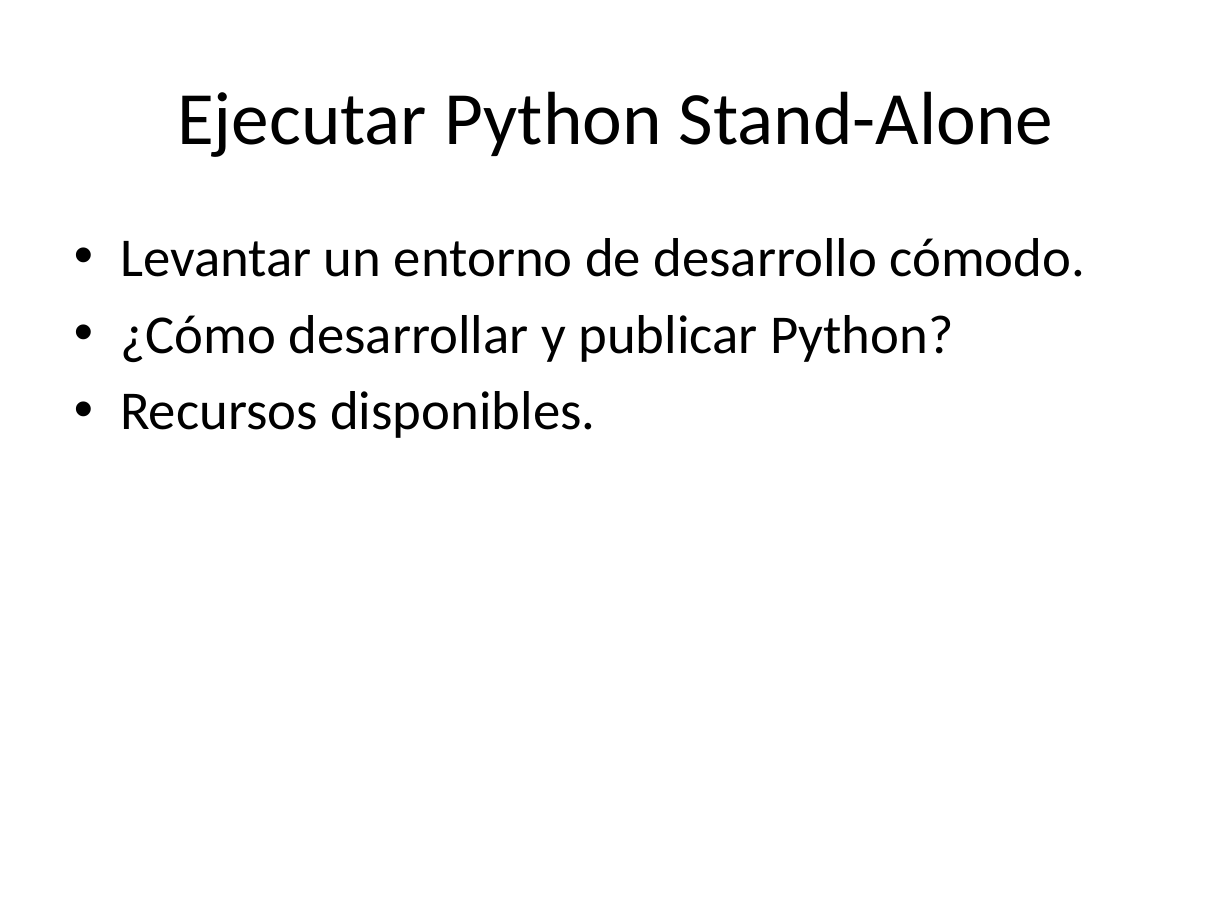
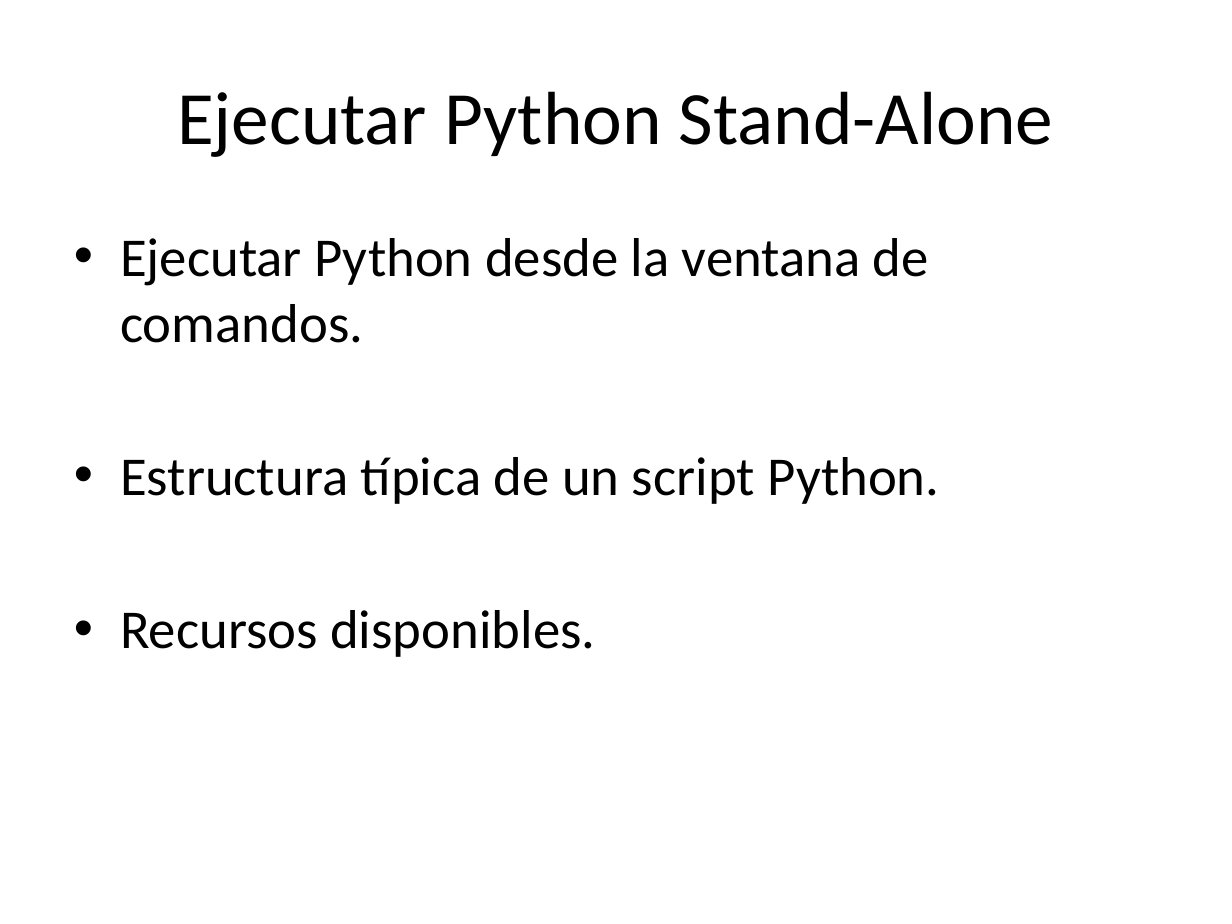
Before and after one commit to Kike-Ramirez/intro-py-td, a slide deck: slide 8 of docs/Python for TD Workshop - ROTOR.pptx (slide 7 before the commit). Drawn at 1232x924 pixels with LibreOffice and Linux fonts; fonts in the diff are those of the drawing. Boxes give left, top, right and bottom in pixels: in the first picture for what was removed or moved away, otherwise in the second. Text is boxed around its words. In the diff, an @@ line names an element or a change of style, - is before the commit and + after.

```diff
--- a/docs/Python for TD Workshop - ROTOR.pptx
+++ b/docs/Python for TD Workshop - ROTOR.pptx
@@ text at <box>120,238,939,504</box>: text changed @@
-• Levantar un entorno de desarrollo cómodo.
-• ¿Cómo desarrollar y publicar Python?
+• Ejecutar Python desde la ventana de comandos.
+• Estructura típica de un script Python.
```
Also in this commit, not shown: 1 other slide changed, 2 slides added, 9 other files.
